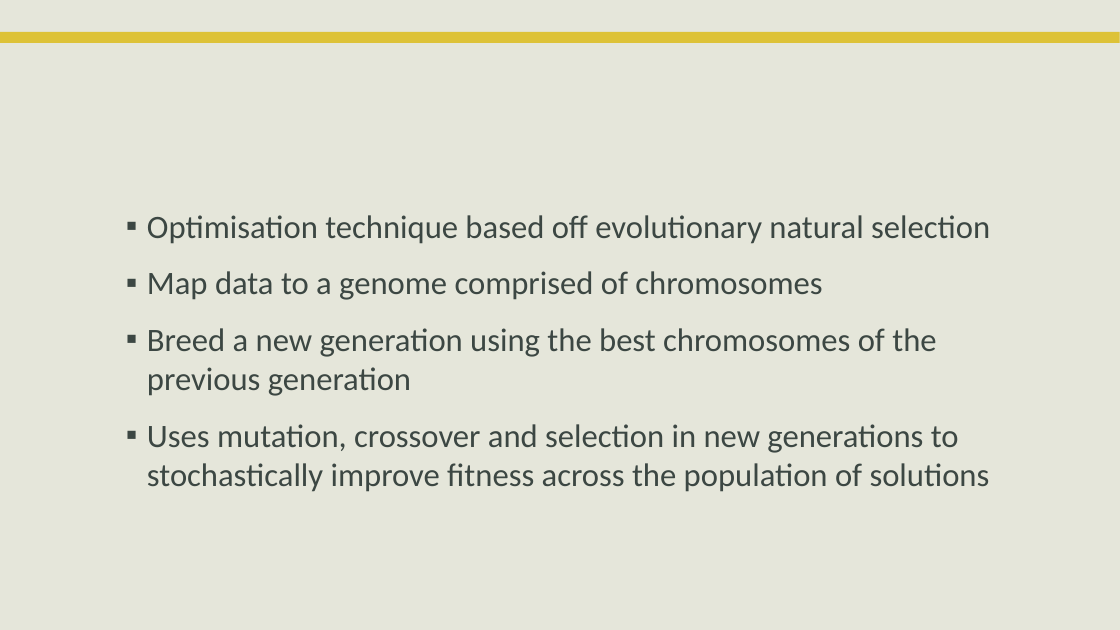
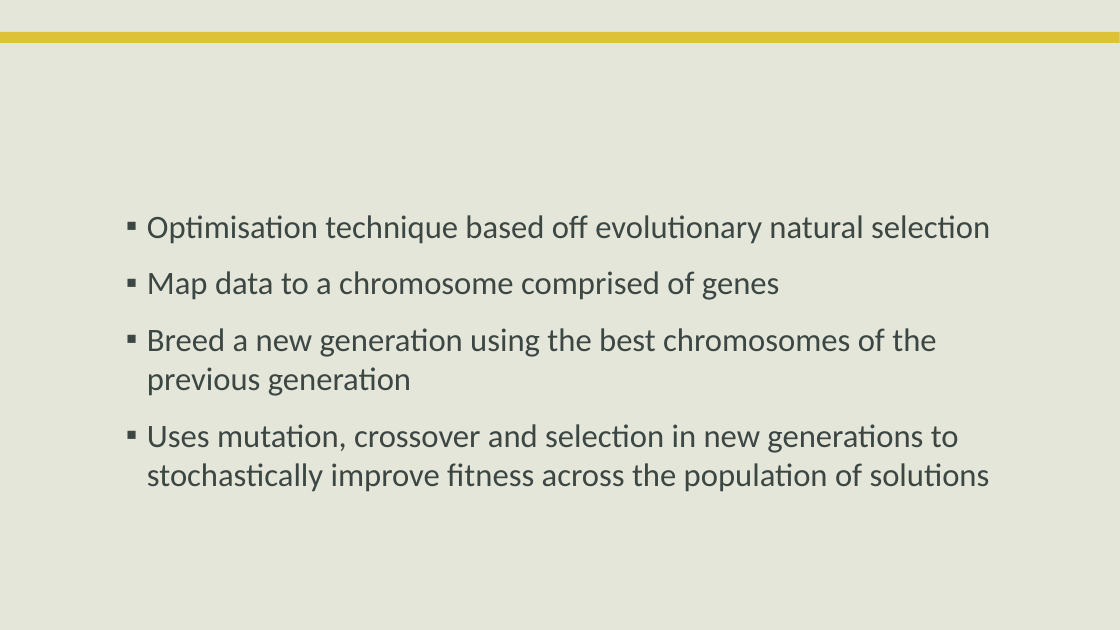
Before and after one commit to PhilipCastiglione/SIT215_PBL4, a slide deck: slide 2 of PST4 Genetic Algorithms.pptx. Drawn at 1120x630 pixels with LibreOffice and Linux fonts; fonts in the diff are those of the drawing; background and template pictures are left out. Boxes give left, top, right and bottom in pixels: in the first picture for what was removed or moved away, otherwise in the second. Text is boxed around its words. In the diff, an @@ line names an element or a change of style, - is before the commit and + after.

Commit message:
update to presentation

```diff
--- a/PST4 Genetic Algorithms.pptx
+++ b/PST4 Genetic Algorithms.pptx
@@ text at [147, 271, 779, 300]: text changed @@
-▪ Map data to a genome comprised of chromosomes
+▪ Map data to a chromosome comprised of genes
```
Also in this commit, not shown: 1 other slide changed.
